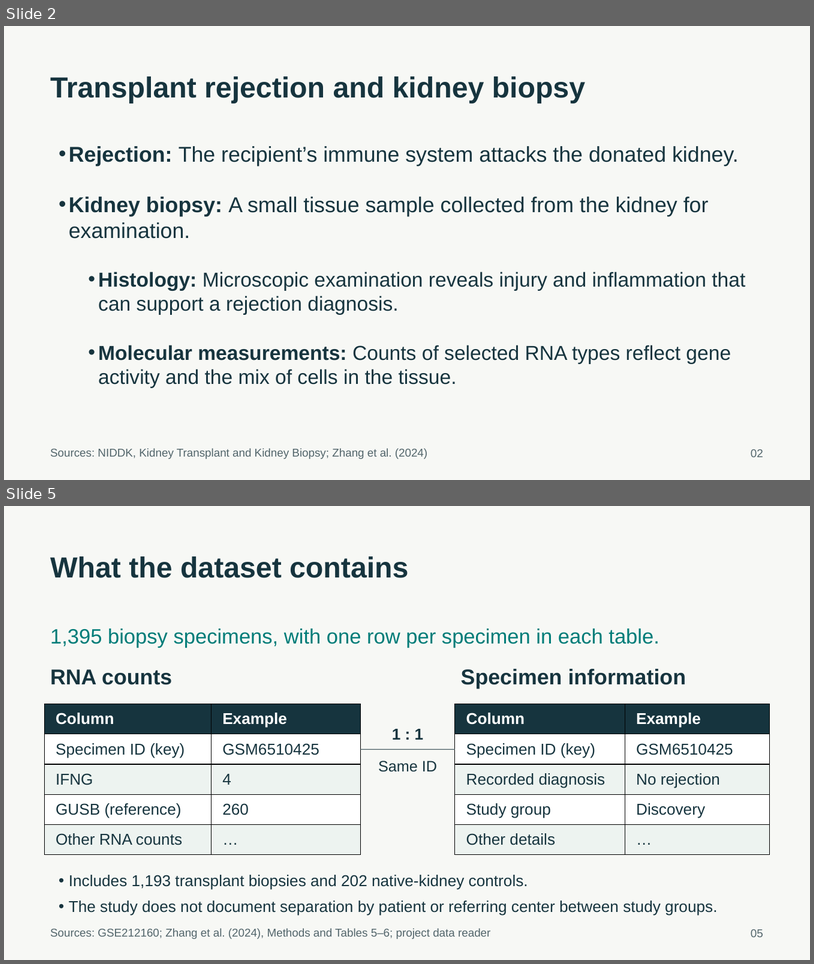
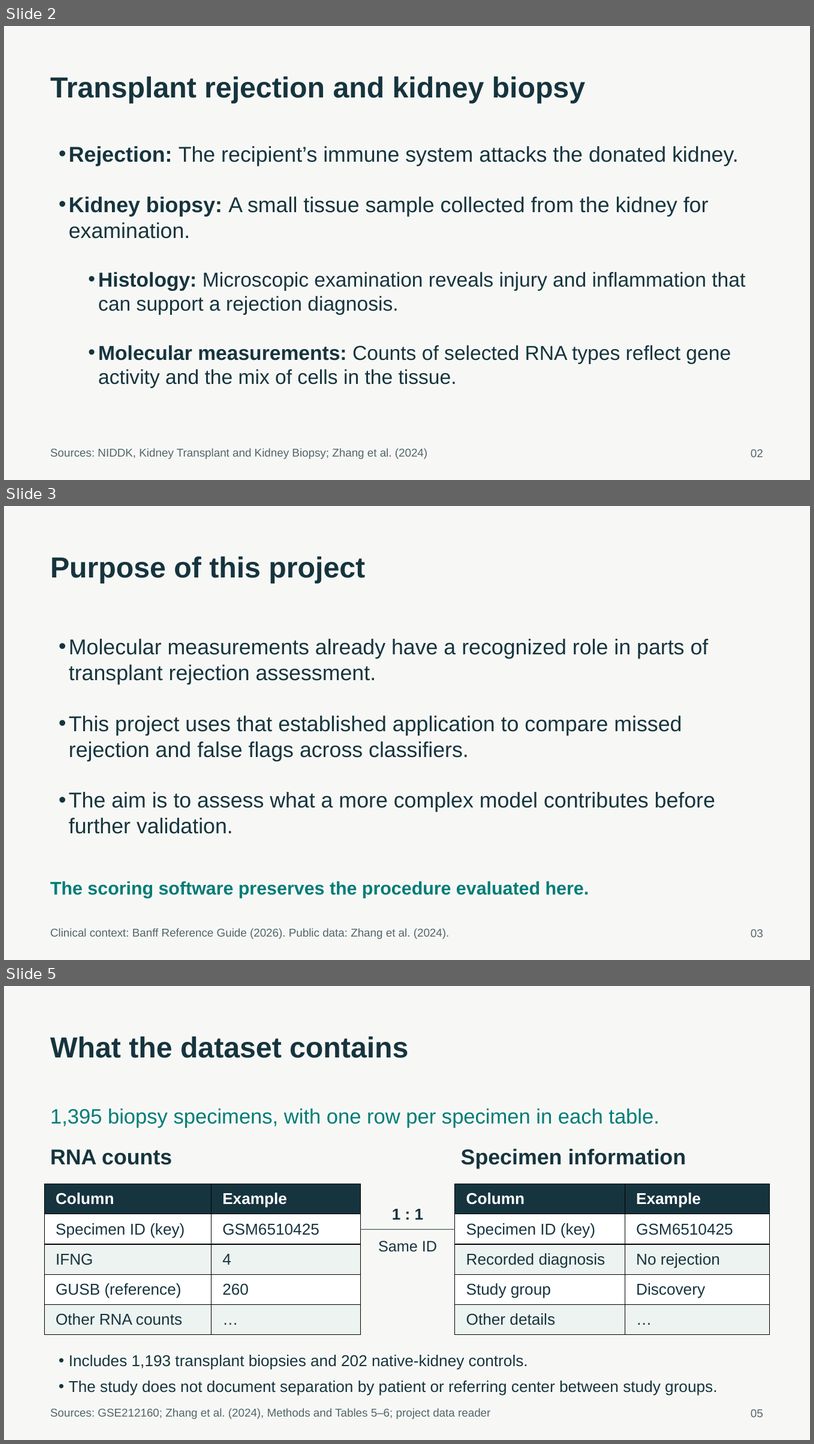
Before and after one commit to ca34525/Kidney-Biopsy-Rejection-Classifier, a slide deck: presentation/unos_kidney_biopsy.pptx. Shown one above the other, each under a label of ours: slides 2 and 5 before the commit, slides 2, 3 and 5 after it; the slides between them are not shown. The pictures are 814x964 and 814x1444 pixels, drawn with LibreOffice and Linux fonts; fonts in the diff are those of the drawing. Boxes give left, top, right and bottom in pixels: in the first picture for what was removed or moved away, otherwise in the second. Text is boxed around its words. In the diff, an @@ line names an element or a change of style, - is before the commit and + after.

Commit message:
Reframe project purpose and clarify classifier selection evidence

```diff
--- a/presentation/unos_kidney_biopsy.pptx
+++ b/presentation/unos_kidney_biopsy.pptx
@@ slide 3 added at (4,506,810,960), background #F7F8F5 @@
@@ text added at (50,556,365,583), 34.5 pt, text #16343E, bold @@
+Purpose of this project
@@ text added at (69,639,716,834), 25.5 pt, text #16343E @@
+• Molecular measurements already have a recognized role in parts of transplant rejection assessment.
+• This project uses that established application to compare missed rejection and false flags across classifiers.
+• The aim is to assess what a more complex model contributes before further validation.
@@ text added at (50,881,590,898), 21.8 pt, text #007C78, bold @@
+The scoring software preserves the procedure evaluated here.
@@ text added at (50,928,450,939), 13.5 pt, text #52656B @@
+Clinical context: Banff Reference Guide (2026). Public data: Zhang et al. (2024).
@@ text added at (751,929,764,937), 13.5 pt, text #52656B @@
+03
```
Also in this commit, not shown: 3 slides changed, 1 other slide added, 2 slides removed, 24 other files.
